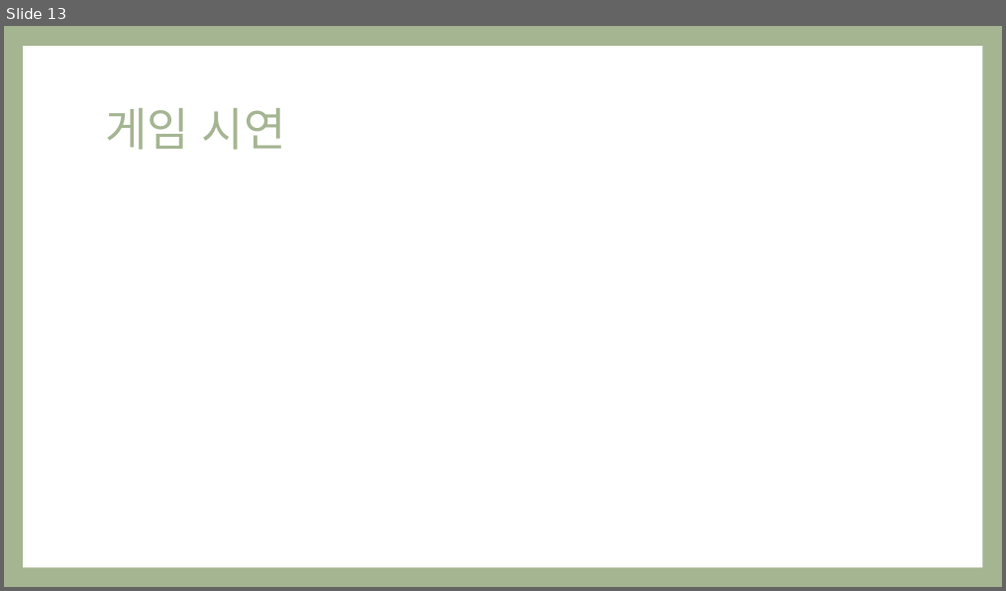
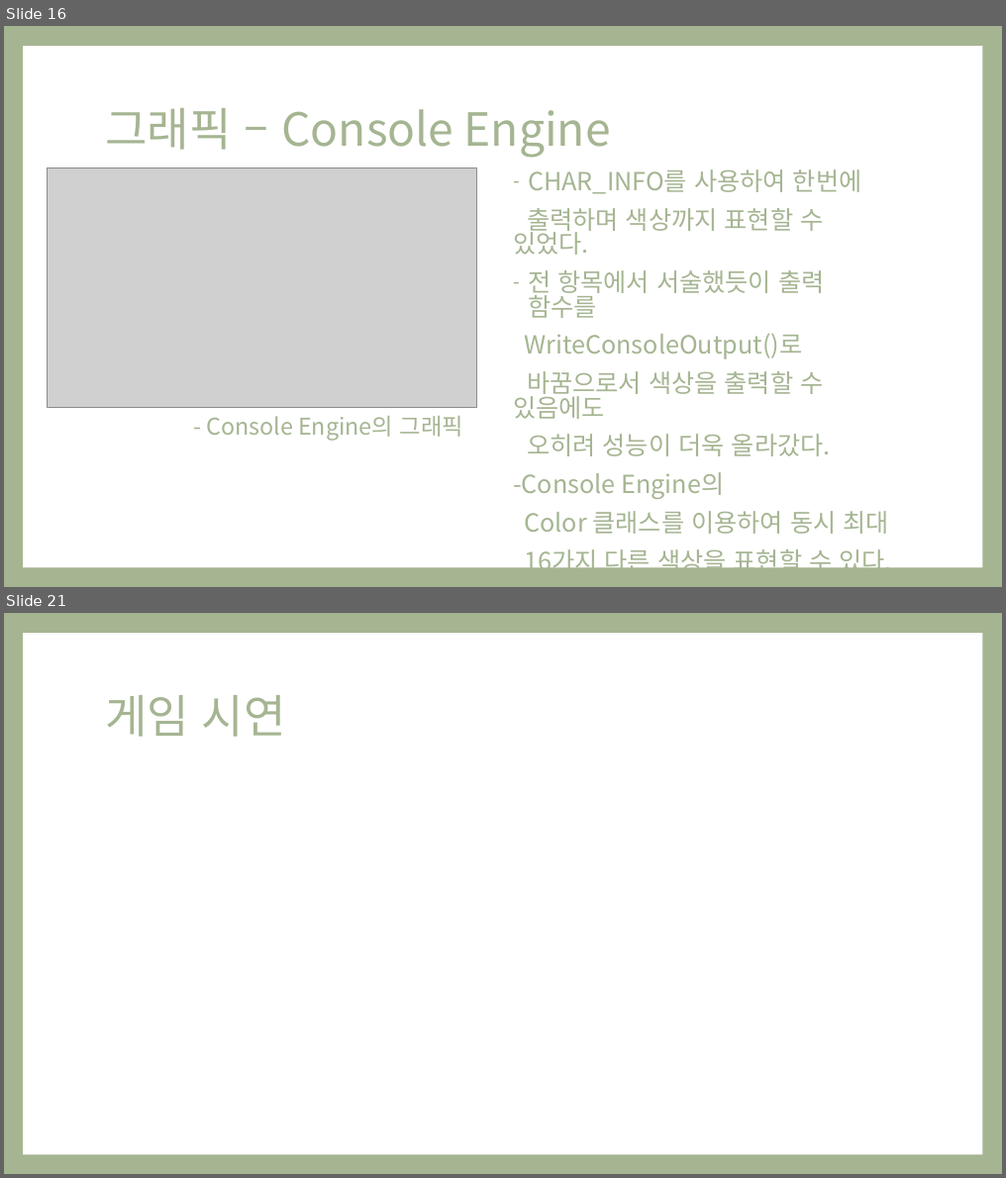
Before and after one commit to Ozzangeo/ConsoleEngine, a slide deck: 1410_오지훈_플밍_Project_발표자료.pptx. Shown one above the other, each under a label of ours: slide 13 before the commit, slides 16 and 21 after it; the slides between them are not shown. The pictures are 1006x591 and 1006x1178 pixels, drawn with LibreOffice and Linux fonts; fonts in the diff are those of the drawing; grey boxes stand for pictures. Boxes give left, top, right and bottom in pixels: in the first picture for what was removed or moved away, otherwise in the second. Text is boxed around its words. In the diff, an @@ line names an element or a change of style, - is before the commit and + after.

```diff
--- a/1410_오지훈_플밍_Project_발표자료.pptx
+++ b/1410_오지훈_플밍_Project_발표자료.pptx
@@ slide 16 added at box(4, 26, 1002, 587), background #A5B592; not listed: 1 template element that a slide beside it also shows @@
@@ title added at box(105, 108, 611, 158), 44 pt, text #A5B592 @@
+그래픽 – Console Engine
@@ picture added at box(48, 169, 477, 407) @@
@@ text added at box(513, 170, 892, 577), 24 pt, text #A5B592 @@
+– CHAR_INFO를 사용하여 한번에
+출력하며 색상까지 표현할 수 있었다.
+– 전 항목에서 서술했듯이 출력 함수를
+WriteConsoleOutput()로
+바꿈으로서 색상을 출력할 수 있음에도
+오히려 성능이 더욱 올라갔다.
+-Console Engine의
+Color 클래스를 이용하여 동시 최대
+16가지 다른 색상을 표현할 수 있다.
@@ text added at box(206, 416, 463, 441), 22.2 pt, text #A5B592 @@
+- Console Engine의 그래픽
@@ what was slide 13 is now slide 21 @@
```
Also in this commit, not shown: 6 slides changed, 15 other slides added, 8 slides removed, 46 other files.
